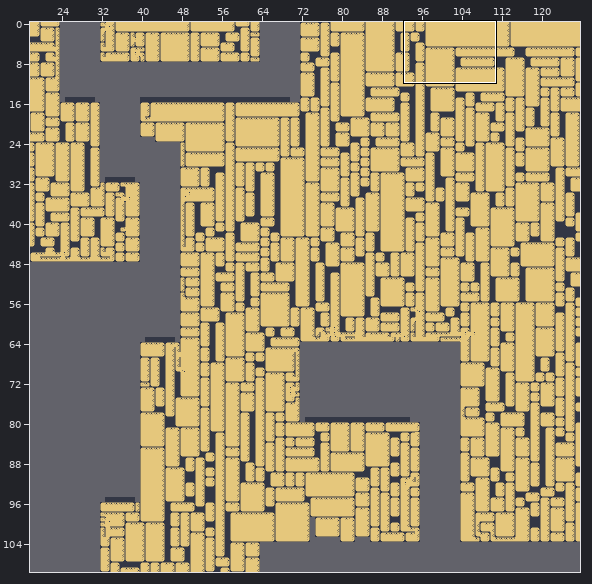
Two states of a Tiled map (JSON), src/assets/tilemaps/southwestwest.json. The first picture is a wide view before the edit; the outline marks the close-up.
Close-up. Earlier state:
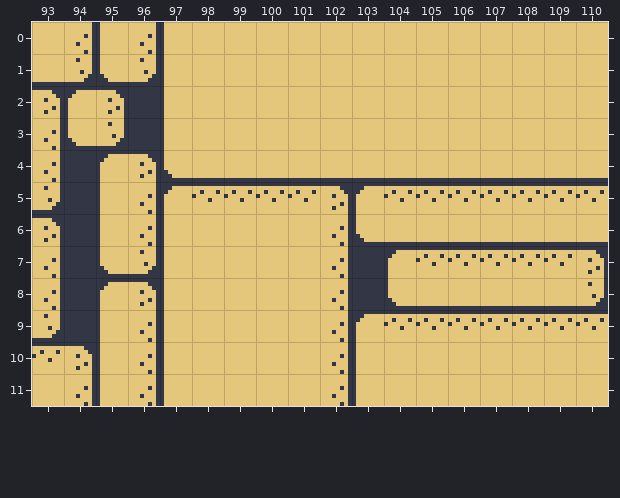
Cells are 8x8 px. Shown: x 93..110, y 0..11. The commit also changed other parts of the map, which this record leaves out.
After the commit:
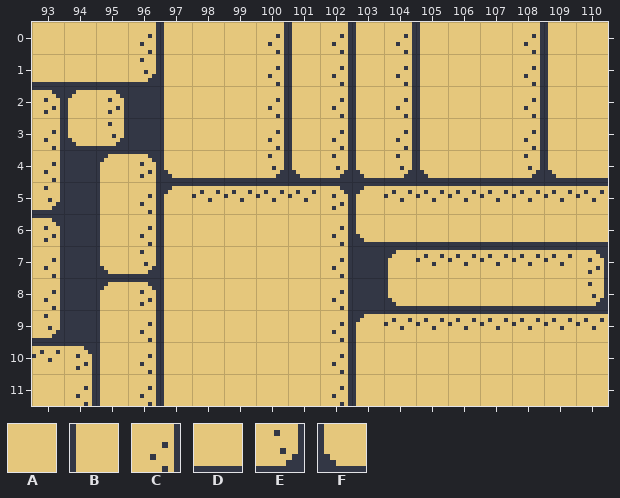
Key: from "tiles": A 2, B 11, C 12, D 15, E 16, F 18.
_ is an empty cell.
Change:
Layer "Tile Layer 1":
Tile B becomes tile A in row 0 at x 95.
Tile C becomes tile A in row 0 at x 94.
Tile A becomes tile B in rows 0 to 3 at x 101, 103, 105 and 109.
Tile A becomes tile C in rows 0 to 3 at x 100, 102, 104 and 108.
Tile E becomes tile D in row 1 at x 94.
Tile F becomes tile D in row 1 at x 95.
Tile D becomes tile E in row 4 at x 100, 102, 104 and 108.
Tile D becomes tile F in row 4 at x 101, 103, 105 and 109.
Boxes around the changes in both close-ups, in picture pixels (x1, y1, x2, y2):
changed: (76, 22, 108, 82)
changed: (268, 22, 428, 178)
changed: (524, 22, 556, 178)
